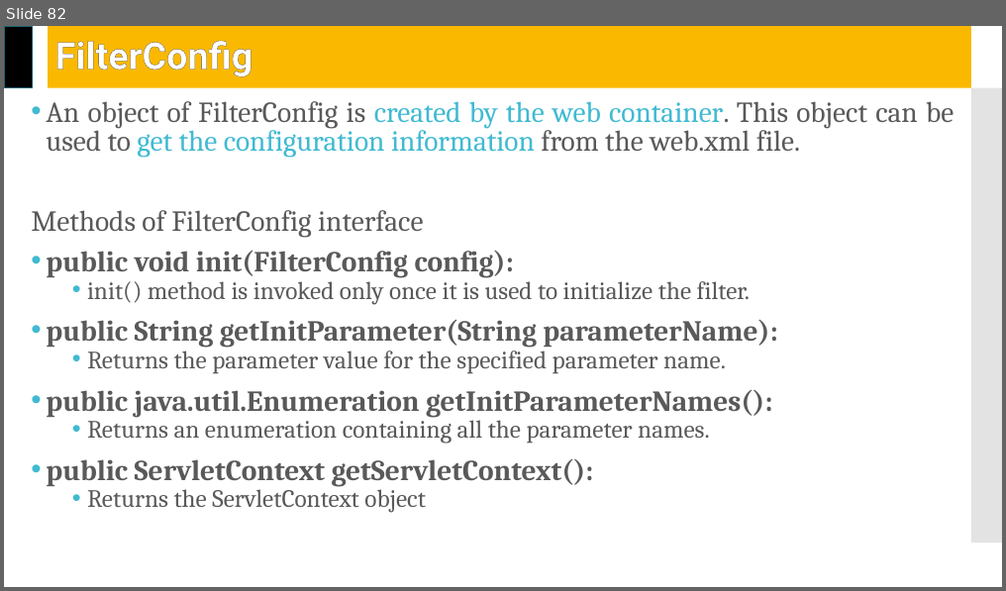
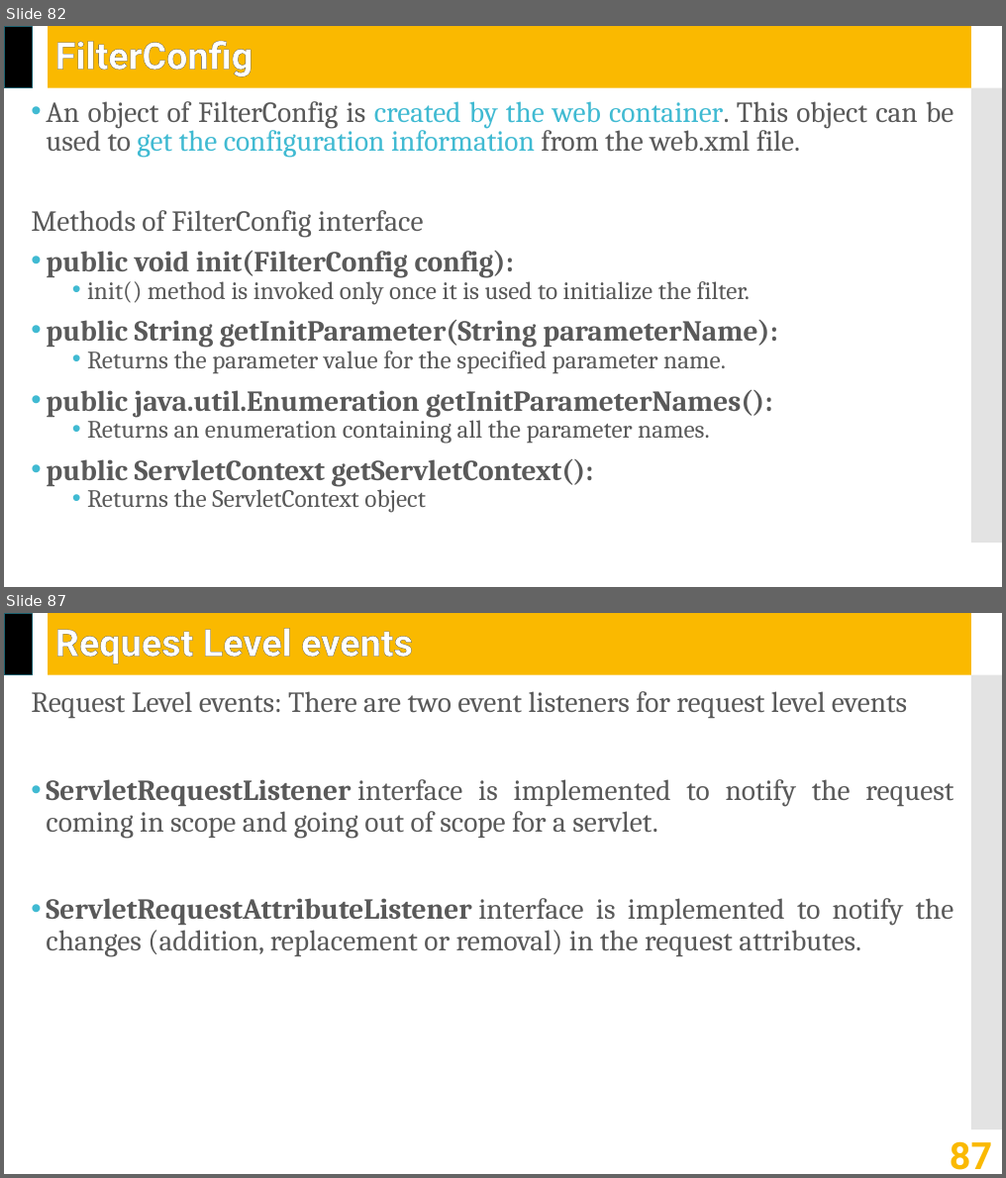
Before and after one commit to jrambasana/AJP2022-material, a slide deck: AJP Slides/AJP (01ce0502) - Unit 4 - Servlet API.pptx. Shown one above the other, each under a label of ours: slide 82 before the commit, slides 82 and 87 after it; the slides between them are not shown. The pictures are 1006x591 and 1006x1178 pixels, drawn with LibreOffice and Linux fonts; fonts in the diff are those of the drawing. Boxes give left, top, right and bottom in pixels: in the first picture for what was removed or moved away, otherwise in the second. Text is boxed around its words. In the diff, an @@ line names an element or a change of style, - is before the commit and + after.

```diff
--- a/AJP Slides/AJP (01ce0502) - Unit 4 - Servlet API.pptx
+++ b/AJP Slides/AJP (01ce0502) - Unit 4 - Servlet API.pptx
@@ slide 87 added at (4,613,1002,1174), background #FFFFFF; not listed: 3 template elements that a slide beside it also shows @@
@@ title added at (55,628,413,664), 36 pt, text #FFFFFF, bold @@
+Request Level events
@@ text added at (31,691,954,958), 28 pt, text #595959 @@
+Request Level events: There are two event listeners for request level events
+• ServletRequestListener interface is implemented to notify the request coming in scope and going out of scope for a servlet.
+• ServletRequestAttributeListener interface is implemented to notify the changes (addition, replacement or removal) in the request attributes.
@@ page number added at (949,1142,992,1170), 36 pt, text #FAB900, bold @@
+87
```
Also in this commit, not shown: 2 slides changed, 16 other slides added, 6 other files.
